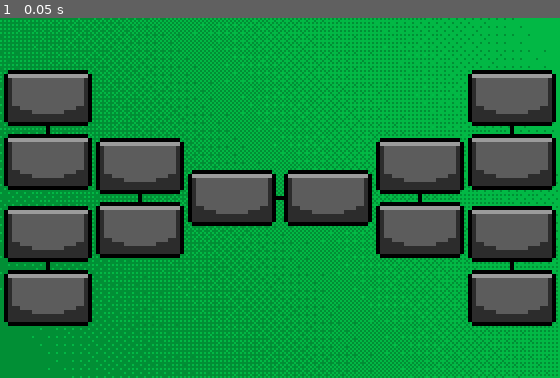
Above: before the commit, frame 1.
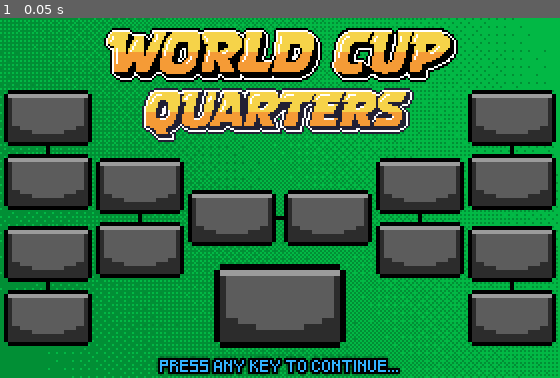
Above: after the commit, the same moment.

Repository: nicolasbize/soccer-course
Game: Godot game, scene res://scenes/screens/tournament/tournament_screen.tscn
The game is run twice, just before and just after one commit, with the same random seed, the same clock (stepped at 60 frames per second) and the same inputs. This scene is started directly instead of the project's main scene.
Inputs:
- Up to frame 1 (0.05 s): no input

The runs differ from the first frame. In frame 1, 55% of the frame differs, in the area x 0-100%, y 2-100%.

Commit message:
added tournament screen

Diff:
--- a/scenes/screens/tournament/tournament_screen.tscn
+++ b/scenes/screens/tournament/tournament_screen.tscn
@@ -1,10 +1,12 @@
-[gd_scene load_steps=6 format=3 uid="uid://yvvs8e1wf7va"]
+[gd_scene load_steps=8 format=3 uid="uid://yvvs8e1wf7va"]
 
 [ext_resource type="Script" uid="uid://dfq61sg02fkdk" path="res://scenes/screens/tournament/tournament_screen.gd" id="1_hvkgv"]
 [ext_resource type="Texture2D" uid="uid://cjquygjjgv7en" path="res://assets/art/ui/teamselection/tournament-screen.png" id="2_11qsq"]
 [ext_resource type="PackedScene" uid="uid://c2d1g2gq4qley" path="res://scenes/screens/tournament/bracket_flag.tscn" id="3_ru4pj"]
 [ext_resource type="Texture2D" uid="uid://brd3a0i2h28r" path="res://assets/art/ui/flags/flag-vseparator.png" id="4_7eqbv"]
 [ext_resource type="Texture2D" uid="uid://cugg6pcsehqqn" path="res://assets/art/ui/flags/flag-hseparator.png" id="5_702pu"]
+[ext_resource type="Texture2D" uid="uid://cp6qh2i72tjlk" path="res://assets/art/ui/teamselection/worldcup-label.png" id="6_v5v2t"]
+[ext_resource type="Texture2D" uid="uid://cy3uq6aafbema" path="res://assets/art/ui/teamselection/quarters-label.png" id="7_6qxme"]
 
 [node name="TournamentScreen" type="Node"]
 script = ExtResource("1_hvkgv")
@@ -19,6 +21,8 @@
 anchors_preset = 15
 anchor_right = 1.0
 anchor_bottom = 1.0
+offset_top = 10.0
+offset_bottom = 10.0
 grow_horizontal = 2
 grow_vertical = 2
 theme_override_constants/separation = 0
@@ -153,3 +157,69 @@
 
 [node name="BracketFlag4" parent="Background/BracketsContainer/QFRightContainer" instance=ExtResource("3_ru4pj")]
 layout_mode = 2
+
+[node name="PressKeyLabel" type="Label" parent="Background"]
+layout_mode = 1
+anchors_preset = 12
+anchor_top = 1.0
+anchor_right = 1.0
+anchor_bottom = 1.0
+offset_top = -14.0
+grow_horizontal = 2
+grow_vertical = 0
+theme_override_colors/font_color = Color(0.2, 0.705882, 1, 1)
+theme_override_constants/outline_size = 5
+text = "PRESS ANY KEY TO CONTINUE..."
+horizontal_alignment = 1
+
+[node name="WorldCupTexture" type="TextureRect" parent="Background"]
+layout_mode = 1
+anchors_preset = 5
+anchor_left = 0.5
+anchor_right = 0.5
+offset_left = -90.0
+offset_top = 4.0
+offset_right = 90.0
+offset_bottom = 33.0
+grow_horizontal = 2
+texture = ExtResource("6_v5v2t")
+
+[node name="StageTexture" type="TextureRect" parent="Background"]
+layout_mode = 1
+anchors_preset = 5
+anchor_left = 0.5
+anchor_right = 0.5
+offset_left = -69.0
+offset_top = 35.0
+offset_right = 69.0
+offset_bottom = 63.0
+grow_horizontal = 2
+texture = ExtResource("7_6qxme")
+
+[node name="WinnerContainer" type="Control" parent="Background"]
+layout_mode = 1
+anchors_preset = 7
+anchor_left = 0.5
+anchor_top = 1.0
+anchor_right = 0.5
+anchor_bottom = 1.0
+offset_left = -20.0
+offset_top = -40.0
+offset_right = 20.0
+grow_horizontal = 2
+grow_vertical = 0
+
+[node name="BracketFlag" parent="Background/WinnerContainer" instance=ExtResource("3_ru4pj")]
+custom_minimum_size = Vector2(66, 42)
+layout_mode = 1
+anchors_preset = 7
+anchor_left = 0.5
+anchor_top = 1.0
+anchor_right = 0.5
+anchor_bottom = 1.0
+offset_left = -33.0
+offset_top = -57.0
+offset_right = 33.0
+offset_bottom = -15.0
+grow_horizontal = 2
+grow_vertical = 0
